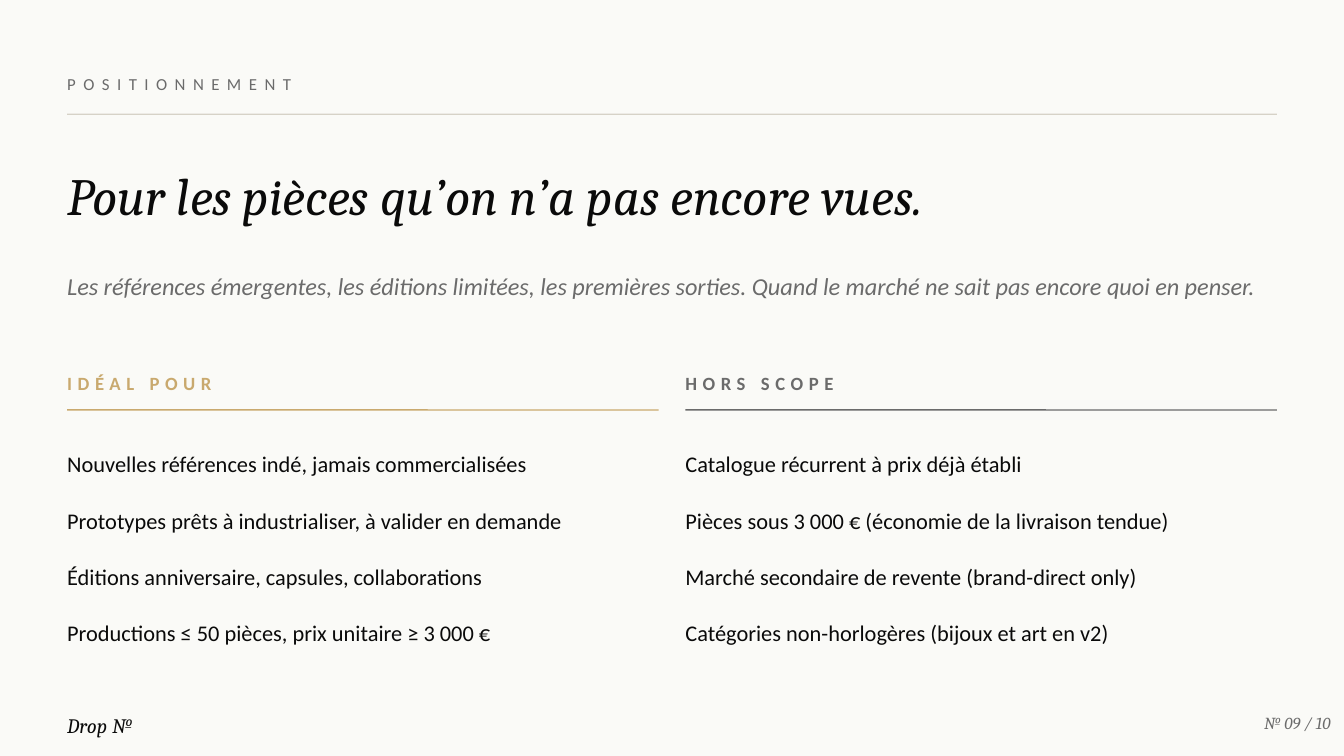
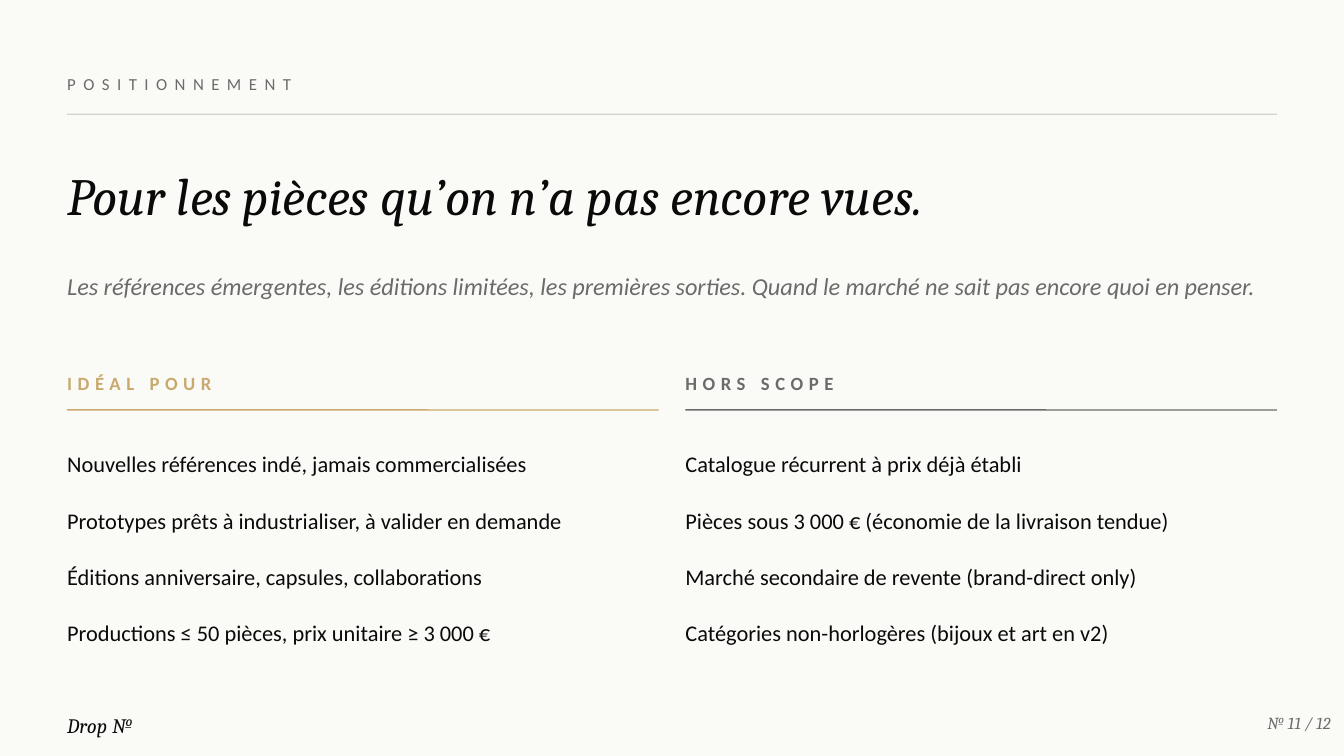
Before and after one commit to RaphVIBE/DropNo, a slide deck: slide 11 of decks/drop-no-presentation-marques.pptx (slide 9 before the commit). Drawn at 1344x756 pixels with LibreOffice and Linux fonts; fonts in the diff are those of the drawing. Boxes give left, top, right and bottom in pixels: in the first picture for what was removed or moved away, otherwise in the second. Text is boxed around its words. In the diff, an @@ line names an element or a change of style, - is before the commit and + after.

```diff
--- a/decks/drop-no-presentation-marques.pptx
+++ b/decks/drop-no-presentation-marques.pptx
@@ text at (1267, 718, 1330, 729): text changed @@
-№ 09 / 10
+№ 11 / 12
```
Also in this commit, not shown: 8 other slides changed, 3 slides added, 1 slide removed, 13 other files.
